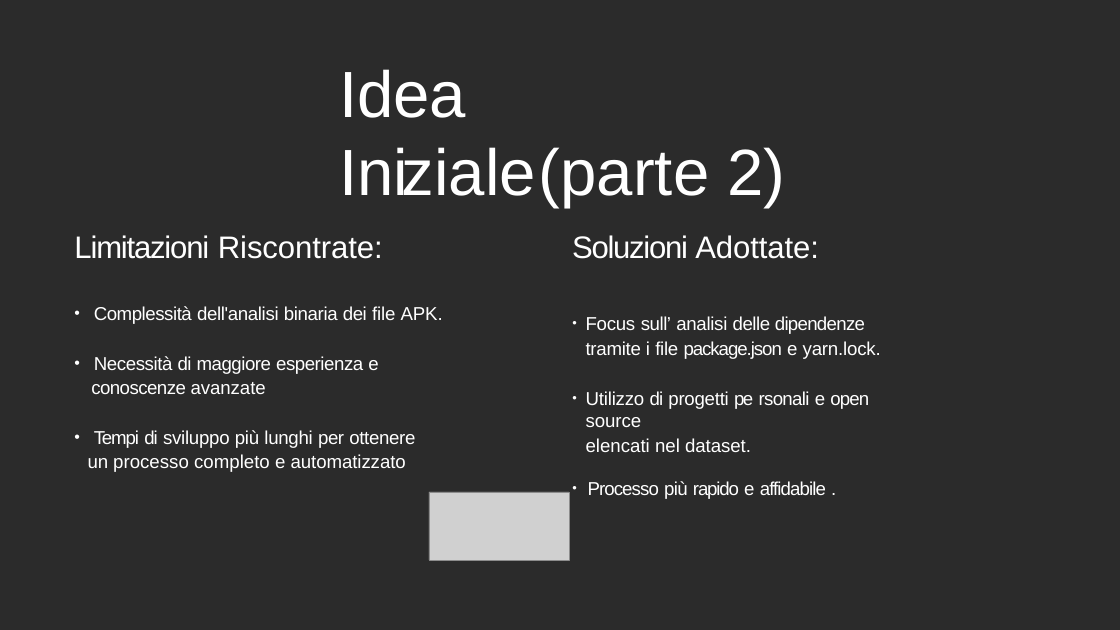
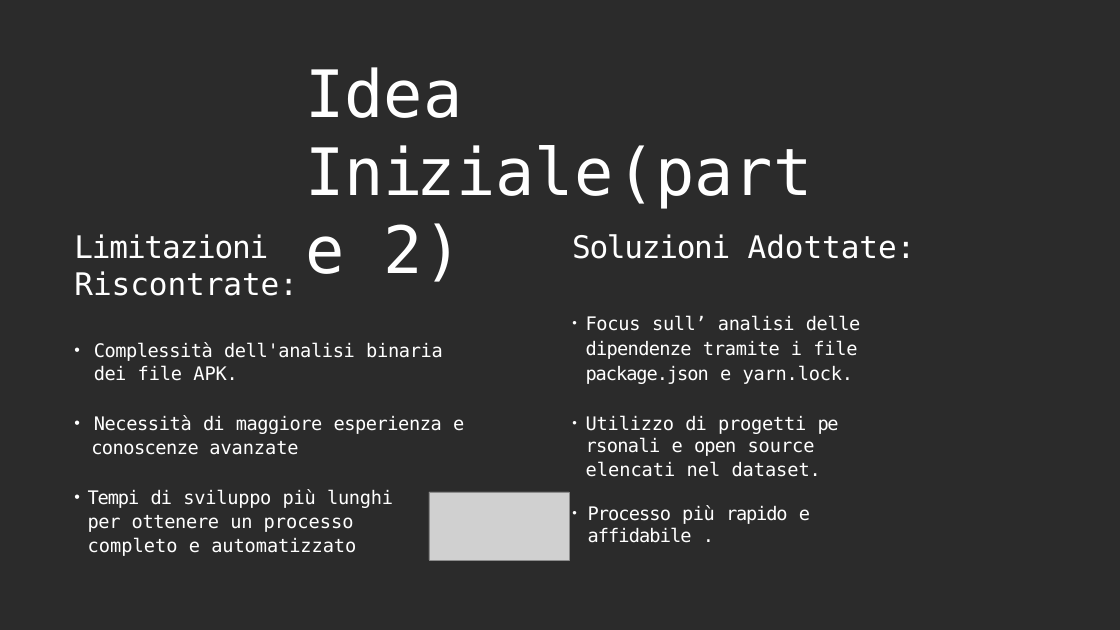
Before and after one commit to securityresearchlab/Cybersecurity-projects-2024, a slide deck: slide 3 of presentazione/PresentazioneSbom_Consegnata.pptx. Drawn at 1120x630 pixels with LibreOffice and Linux fonts; fonts in the diff are those of the drawing; grey boxes stand for pictures; background and template pictures are left out; a plain dark background stands for a picture behind light text. Boxes give left, top, right and bottom in pixels: in the first picture for what was removed or moved away, otherwise in the second. Text is boxed around its words. In the diff, an @@ line names an element or a change of style, - is before the commit and + after.

```diff
--- a/presentazione/PresentazioneSbom_Consegnata.pptx
+++ b/presentazione/PresentazioneSbom_Consegnata.pptx
@@ title "Idea Iniziale(parte 2)": place and size @@
-title "Idea Iniziale(parte 2)" at <box>339,69,786,207</box>
+title "Idea Iniziale(parte 2)" at <box>305,67,813,282</box>
@@ font Arial to DejaVu Sans Mono in 3 elements at <box>305,67,813,282</box>, <box>74,234,464,556</box>, <box>572,234,916,543</box> @@
```
Also in this commit, not shown: 13 other slides changed, 1 slide added, 1 other file.
